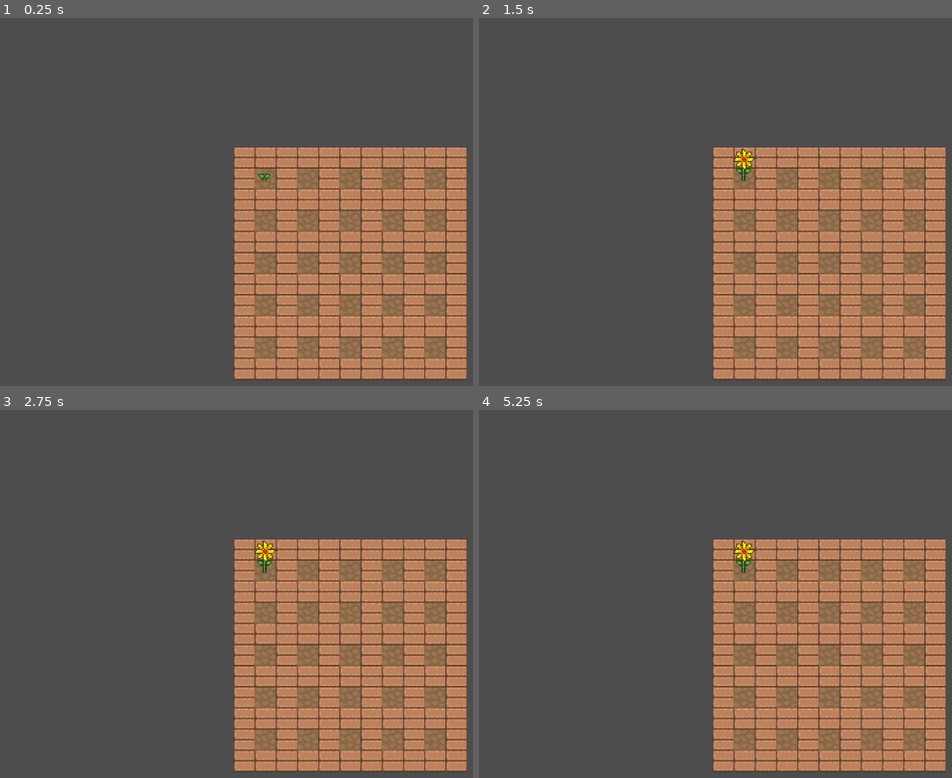
Above: before the commit, frames 1-4 (two rows, left to right).
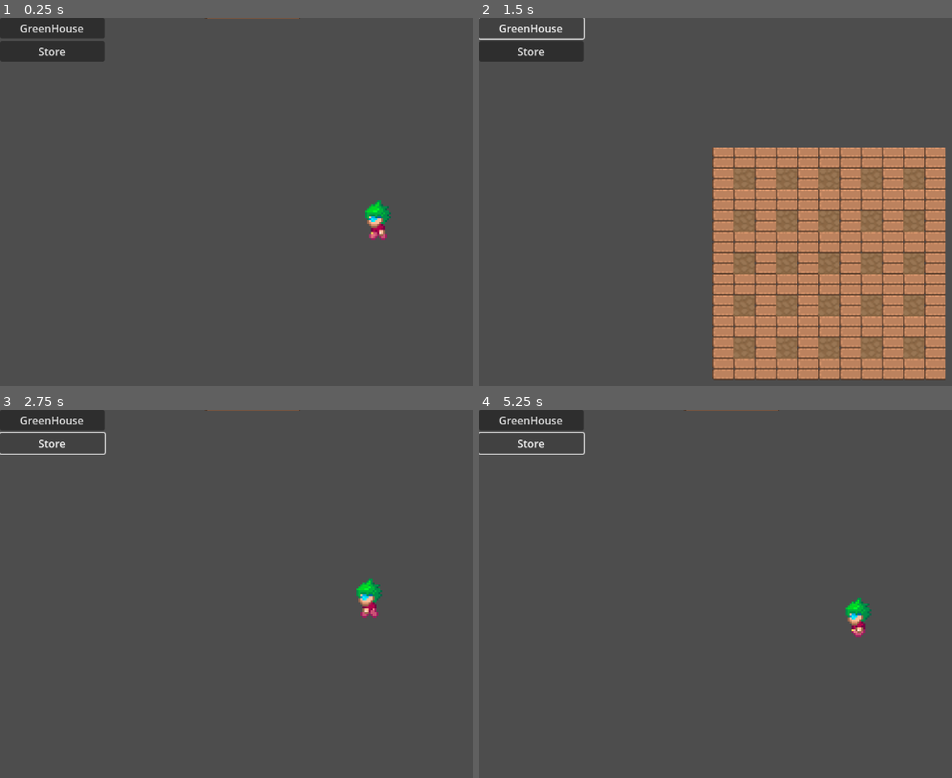
Above: after the commit, the same moments.

Repository: ignipac/florist-tycoon
Game: Godot game, scene res://flower_shop/store.tscn
Two runs of this game, one before a commit and one after it. Both use one fixed random seed, a clock stepped at 60 frames per second and the inputs below. Before the commit the project starts from res://greenhouse/greenhouse.tscn.
Inputs (mouse positions are in pixels of both pictures, inside the frame that each line leads up to):
- Up to frame 1 (0.25 s): no input
- Up to frame 2 (1.5 s): click (531, 29) at 0.5 s, where only the run after the commit has a clickable "GreenHouse"; click (531, 29) at 1.25 s, where only the run after the commit has a clickable "GreenHouse"
- Up to frame 3 (2.75 s): click (52, 443) at 2 s, where only the run after the commit has a clickable "Store"
- Up to frame 4 (5.25 s): click (531, 443) at 2.75 s, where only the run after the commit has a clickable "Store"; click (531, 421) at 3.5 s, where only the run after the commit has a clickable "GreenHouse"; click (531, 421) at 4.25 s, where only the run after the commit has a clickable "GreenHouse"; click (531, 443) at 5 s, where only the run after the commit has a clickable "Store"

The runs differ from the first frame. In frame 1, 33% of the frame differs, in the area x 0-99%, y 0-99%; in frame 2, 1.7%; in frame 3, 32%; in frame 4, 32%.

Commit message:
002 Scaffolding of store and greenhouse
Next try to fit work together to make a simple gameplay loop.

Diff:
--- /dev/null
+++ b/bank/bank.tscn
@@ -0,0 +1,3 @@
+[gd_scene format=3 uid="uid://bo4yr0xnilmb2"]
+
+[node name="Bank" type="Node2D"]
--- /dev/null
+++ b/flower_shop/service_area.gd
@@ -0,0 +1 @@
+extends Area2D
--- /dev/null
+++ b/flower_shop/store.gd
@@ -0,0 +1,12 @@
+extends Node2D
+
+@onready var _service_area: Area2D = %ServiceArea
+@onready var _entry_point: Marker2D = %EntryPoint
+
+func _ready() -> void:
+	if get_tree().current_scene == self:
+		var camera = Camera2D.new()
+		add_child(camera)
+		camera.zoom *= 3
+
+	$Character.target_position = _service_area.global_position
--- /dev/null
+++ b/flower_shop/store.tscn
@@ -0,0 +1,35 @@
+[gd_scene load_steps=6 format=3 uid="uid://didkj0rg238eh"]
+
+[ext_resource type="Script" uid="uid://dtcx4cc3cxq6e" path="res://flower_shop/store.gd" id="1_3aw1p"]
+[ext_resource type="PackedScene" uid="uid://db6i5qk6lvveq" path="res://npc/character.tscn" id="2_1io81"]
+[ext_resource type="Texture2D" uid="uid://bfxk44a7k8e1h" path="res://flower_shop/market_tileset.png" id="2_hh2n7"]
+[ext_resource type="Script" uid="uid://3nd8xrdnpam1" path="res://flower_shop/service_area.gd" id="2_pd46n"]
+
+[sub_resource type="RectangleShape2D" id="RectangleShape2D_nbr8o"]
+size = Vector2(71, 26)
+
+[node name="Store" type="Node2D"]
+script = ExtResource("1_3aw1p")
+
+[node name="ServiceArea" type="Area2D" parent="."]
+unique_name_in_owner = true
+position = Vector2(-65, -116)
+script = ExtResource("2_pd46n")
+
+[node name="Sprite2D" type="Sprite2D" parent="ServiceArea"]
+texture_filter = 1
+texture = ExtResource("2_hh2n7")
+region_enabled = true
+region_rect = Rect2(-0.0931396, 463.143, 47.6729, 16.9349)
+
+[node name="CollisionShape2D" type="CollisionShape2D" parent="ServiceArea"]
+position = Vector2(-0.5, 1)
+shape = SubResource("RectangleShape2D_nbr8o")
+
+[node name="EntryPoint" type="Marker2D" parent="."]
+unique_name_in_owner = true
+position = Vector2(-101, -21)
+
+[node name="Character" parent="." instance=ExtResource("2_1io81")]
+
+[editable path="Character"]
--- a/flowers/flower.gd
+++ b/flowers/flower.gd
@@ -7,4 +7,12 @@
 
 @warning_ignore("unused_parameter")
 func plant_flower(at_location: Vector2) -> void:
+	# TBD SFX for planting
+
 	return
+
+func harvest_flower() -> void:
+	if not is_flower_ready:
+		return
+	#TBD SFX for harvesting
+	queue_free()
--- a/flowers/sunflower.gd
+++ b/flowers/sunflower.gd
@@ -6,9 +6,10 @@
 @onready var _timer: Timer = $Timer
 
 func _ready() -> void:
+	_timer.wait_time = 1.0 #NOTE adjust the growth time for each stage?
+
 	_timer.timeout.connect(func():
 		growth_stage += 1
-		print("plant updated")
 	)
 
 func plant_flower(at_location: Vector2) -> void:
@@ -17,10 +18,10 @@
 	return
 
 func set_growth_stage(to_next_stage: int) -> void:
-	var max_growth_stage = _animated_sprite.sprite_frames.get_frame_count("growing_stages")
+	var max_growth_stage = _animated_sprite.sprite_frames.get_frame_count("growing_stages") - 1
 	growth_stage = min(to_next_stage, max_growth_stage)
-	print(growth_stage)
 	_animated_sprite.frame = growth_stage
 
 	if growth_stage == max_growth_stage:
+		is_flower_ready = true
 		_timer.stop()
--- a/flowers/sunflower.tscn
+++ b/flowers/sunflower.tscn
@@ -65,4 +65,3 @@
 shape = SubResource("CapsuleShape2D_vmnn6")
 
 [node name="Timer" type="Timer" parent="."]
-wait_time = 0.2
--- /dev/null
+++ b/greenhouse/greenhouse.gd
@@ -0,0 +1,17 @@
+extends Node2D
+
+@onready var _soil: SoilLayer = %Soil
+
+func _unhandled_input(event: InputEvent) -> void:
+	var input_tile_location = _soil.local_to_map(get_global_mouse_position())
+	var is_seed_placed_at_tile = _soil.seed_placement_map.has(input_tile_location)
+
+	if is_seed_placed_at_tile:
+		var can_flower_be_harvested = 	_soil.seed_placement_map[input_tile_location].is_flower_ready
+		if not can_flower_be_harvested:
+			return
+		if event.is_action("harvest"):
+			_soil.seed_placement_map[input_tile_location].harvest_flower()
+			_soil.seed_placement_map.erase(input_tile_location)
+
+			#TBD increase flower count for current flower
--- a/greenhouse/greenhouse.tscn
+++ b/greenhouse/greenhouse.tscn
@@ -1,5 +1,6 @@
-[gd_scene load_steps=7 format=4 uid="uid://c5vhwvoj8rdkf"]
+[gd_scene load_steps=8 format=4 uid="uid://c5vhwvoj8rdkf"]
 
+[ext_resource type="Script" uid="uid://dcql70q0qhwj8" path="res://greenhouse/greenhouse.gd" id="1_qlelk"]
 [ext_resource type="Texture2D" uid="uid://c2fv7i04d0hdw" path="res://greenhouse/grassland_tileset.png" id="1_rbdve"]
 [ext_resource type="Script" uid="uid://c06mfs20khpl5" path="res://greenhouse/soil.gd" id="2_7uhdk"]
 
@@ -1656,8 +1657,10 @@
 sources/0 = SubResource("TileSetAtlasSource_32w5t")
 
 [node name="Greenhouse" type="Node2D"]
+script = ExtResource("1_qlelk")
 
 [node name="Soil" type="TileMapLayer" parent="."]
+unique_name_in_owner = true
 z_index = -10
 tile_map_data = PackedByteArray("AAACAAUAAAACAAsAAAAAAAUAAAACAAsAAAACAAMAAAACAAsAAAAAAAMAAAACAAsAAAACAAEAAAACAAsAAAAAAA …(320 unchanged characters)…
 tile_set = SubResource("TileSet_qlelk")
--- a/greenhouse/soil.gd
+++ b/greenhouse/soil.gd
@@ -1,8 +1,9 @@
-extends TileMapLayer
+class_name SoilLayer extends TileMapLayer
+
+const NO_TILE = -1
 
 var seed_placement_map: Dictionary[Vector2i, Flower] = {}
 
-var amount_of_sunflowers := 5
 var sunflower_scene := preload("res://flowers/sunflower.tscn")
 
 func _ready() -> void:
@@ -11,12 +12,17 @@
 		add_child(camera)
 		camera.zoom *= 2
 
-	var sunflower_instance: Flower = sunflower_scene.instantiate()
-	add_child(sunflower_instance)
-	sunflower_instance.top_level = true
-	var target_position = Vector2i(-6,-3)
+func _unhandled_input(event: InputEvent) -> void:
+	var input_tile_location = local_to_map(get_global_mouse_position())
+	var has_a_tile_at_location := get_cell_source_id(input_tile_location) != NO_TILE
 
-	if not seed_placement_map.has(target_position):
-		sunflower_instance.plant_flower(map_to_local(target_position))
-		seed_placement_map[target_position] = sunflower_instance
-		print(seed_placement_map)
+	var is_seed_placed_in_soil = seed_placement_map.has(input_tile_location)
+	if is_seed_placed_in_soil:
+		return
+
+	if event.is_action_pressed("plant") and has_a_tile_at_location: # plant seed
+		var sunflower_instance: Flower = sunflower_scene.instantiate()
+		add_child(sunflower_instance) # scene
+		sunflower_instance.top_level = true
+		sunflower_instance.plant_flower(map_to_local(input_tile_location))
+		seed_placement_map[input_tile_location] = sunflower_instance # map
--- /dev/null
+++ b/npc/character.gd
@@ -0,0 +1,33 @@
+class_name Character extends CharacterBody2D
+
+var target_position: Vector2: set = set_target_position
+
+var is_ready_to_leave_store: bool = false
+
+var _entry_position := global_position # store AI customer entry_point
+
+@onready var _animated_sprite: AnimatedSprite2D = %AnimatedSprite2D
+
+func _physics_process(delta: float) -> void:
+	if target_position == null:
+		return
+
+	var direction = global_position.direction_to(target_position)
+	position += direction * 20.0 * delta
+
+func set_target_position(new_position) -> void:
+	target_position = new_position
+	play_walk_animation()
+
+func play_walk_animation(for_direction: Vector2 = target_position) -> void:
+	match for_direction.sign():
+		Vector2.LEFT, (Vector2.UP + Vector2.LEFT), (Vector2.DOWN + Vector2.LEFT):
+			_animated_sprite.play("move_left")
+		Vector2.UP:
+			_animated_sprite.play("move_up")
+		Vector2.RIGHT, (Vector2.UP + Vector2.RIGHT), (Vector2.DOWN + Vector2.RIGHT):
+			_animated_sprite.play("move_right")
+		Vector2.DOWN:
+			_animated_sprite.play("move_down")
+		_:
+			push_error("character animation did not play")
--- a/npc/character.tscn
+++ b/npc/character.tscn
@@ -1,12 +1,20 @@
-[gd_scene load_steps=3 format=3 uid="uid://db6i5qk6lvveq"]
+[gd_scene load_steps=4 format=3 uid="uid://db6i5qk6lvveq"]
 
-[ext_resource type="Script" uid="uid://fssne3chg1ux" path="res://npc/npc.gd" id="1_1l1n4"]
+[ext_resource type="Script" uid="uid://fssne3chg1ux" path="res://npc/character.gd" id="1_1l1n4"]
 [ext_resource type="SpriteFrames" uid="uid://bep3w6bentpmt" path="res://npc/animations/male_034.tres" id="2_ugqs2"]
+
+[sub_resource type="CircleShape2D" id="CircleShape2D_p423g"]
+radius = 11.0
 
 [node name="Character" type="CharacterBody2D"]
 script = ExtResource("1_1l1n4")
 
 [node name="AnimatedSprite2D" type="AnimatedSprite2D" parent="."]
+unique_name_in_owner = true
 texture_filter = 1
 sprite_frames = ExtResource("2_ugqs2")
-animation = &"idle"
+animation = &"move_down"
+frame_progress = 0.136752
+
+[node name="CollisionShape2D" type="CollisionShape2D" parent="."]
+shape = SubResource("CircleShape2D_p423g")
--- a/npc/npc.gd
+++ b/npc/npc.gd
@@ -1 +1 @@
-extends CharacterBody2D
+extends Node
--- a/project.godot
+++ b/project.godot
@@ -11,9 +11,35 @@
 [application]
 
 config/name="Devs That Jam #14"
-run/main_scene="uid://c5vhwvoj8rdkf"
+run/main_scene="uid://didkj0rg238eh"
 config/features=PackedStringArray("4.4", "Mobile")
 config/icon="res://icon.svg"
+
+[autoload]
+
+PlayerSceneSwitcher="*res://ui/player_scene_switcher.tscn"
+
+[display]
+
+window/size/mode=2
+
+[input]
+
+plant={
+"deadzone": 0.2,
+"events": [Object(InputEventMouseButton,"resource_local_to_scene":false,"resource_name":"","device":-1,"window_id":0,"alt_pressed":false,"shift_pressed":false,"ctrl_pressed":false,"meta_pressed":false,"button_mask":1,"position":Vector2(264, 17),"global_position":Vector2(264, 46),"factor":1.0,"button_index":1,"canceled":false,"pressed":true,"double_click":false,"script":null)
+]
+}
+harvest={
+"deadzone": 0.2,
+"events": [Object(InputEventMouseButton,"resource_local_to_scene":false,"resource_name":"","device":-1,"window_id":0,"alt_pressed":false,"shift_pressed":false,"ctrl_pressed":false,"meta_pressed":false,"button_mask":1,"position":Vector2(188, 20),"global_position":Vector2(188, 49),"factor":1.0,"button_index":1,"canceled":false,"pressed":true,"double_click":false,"script":null)
+]
+}
+toggle_menu={
+"deadzone": 0.2,
+"events": [Object(InputEventKey,"resource_local_to_scene":false,"resource_name":"","device":-1,"window_id":0,"alt_pressed":false,"shift_pressed":false,"ctrl_pressed":false,"meta_pressed":false,"pressed":false,"keycode":0,"physical_keycode":4194306,"key_label":0,"unicode":0,"location":0,"echo":false,"script":null)
+]
+}
 
 [rendering]
 
--- /dev/null
+++ b/ui/player_scene_switcher.gd
@@ -0,0 +1,17 @@
+extends CanvasLayer
+
+const GREENHOUSE = preload("res://greenhouse/greenhouse.tscn")
+const STORE = preload("res://flower_shop/store.tscn")
+
+@onready var greenhouse_scene: Button = %GreenhouseSceneButton
+@onready var store_scene: Button = %StoreSceneButton
+
+func _ready() -> void:
+	greenhouse_scene.pressed.connect(on_greenhouse_scene_button_pressed)
+	store_scene.pressed.connect(on_store_scene_button_pressed)
+
+func on_greenhouse_scene_button_pressed() -> void:
+	get_tree().change_scene_to_packed(GREENHOUSE)
+
+func on_store_scene_button_pressed() -> void:
+	get_tree().change_scene_to_packed(STORE)
--- /dev/null
+++ b/ui/player_scene_switcher.tscn
@@ -0,0 +1,20 @@
+[gd_scene load_steps=2 format=3 uid="uid://hgdwvkwecses"]
+
+[ext_resource type="Script" uid="uid://dnuv5vweafhmi" path="res://ui/player_scene_switcher.gd" id="1_822iq"]
+
+[node name="PlayerSceneSwitcher" type="CanvasLayer"]
+script = ExtResource("1_822iq")
+
+[node name="CenterContainer" type="VBoxContainer" parent="."]
+offset_right = 158.0
+offset_bottom = 66.0
+
+[node name="GreenhouseSceneButton" type="Button" parent="CenterContainer"]
+unique_name_in_owner = true
+layout_mode = 2
+text = "GreenHouse"
+
+[node name="StoreSceneButton" type="Button" parent="CenterContainer"]
+unique_name_in_owner = true
+layout_mode = 2
+text = "Store"
Binary file added: flower_shop/market_tileset.png
Not shown, added: flower_shop/market_tileset.png.import
Not shown, added: flower_shop/service_area.gd.uid
Not shown, added: flower_shop/store.gd.uid
Not shown, added: greenhouse/greenhouse.gd.uid
Not shown, added: npc/character.gd.uid
Not shown, changed: npc/npc.gd.uid
Not shown, added: ui/player_scene_switcher.gd.uid
